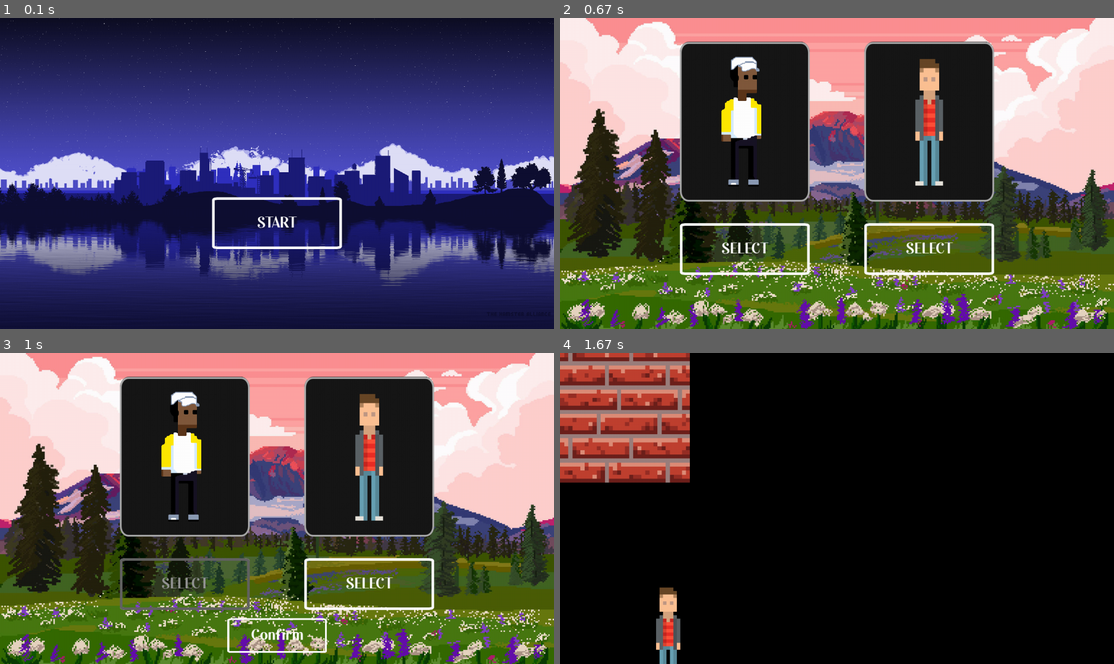
Above: before the commit, frames 1-4 (two rows, left to right).
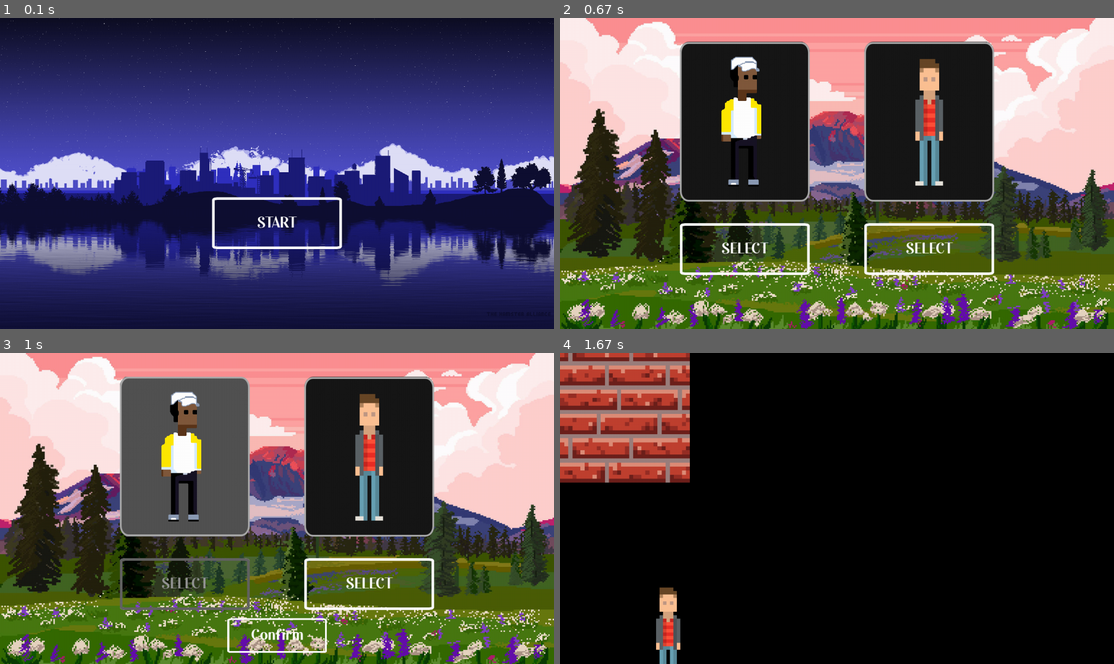
Above: after the commit, the same moments.

Repository: Samuelg924/Proyecto
Game: pygame game, started from proyecto-videojuego/pygame/main2.py
Same seed, same stepped clock (60 frames per second), same inputs: the game is played once before the commit and once after it.
Inputs:
- Up to frame 1 (0.1 s): no input
- Up to frame 2 (0.67 s): click "START" at 0.38 s
- Up to frame 3 (1 s): click "SELECT" at 0.72 s
- Up to frame 4 (1.67 s): click "SELECT" at 1.05 s; click "Confirm" at 1.38 s

Frames 1-2 are identical in both runs. In frame 3, 9.7% of the frame differs, in the area x 21-46%, y 7-60%; in frame 4, nothing differs.

Commit message:
Logica de color añadida

Diff:
--- a/proyecto-videojuego/pygame/main2.py
+++ b/proyecto-videojuego/pygame/main2.py
@@ -22,14 +22,22 @@
 
 	def draw_scenario1(self):
 		if button_selection_character1.pressed:
+			# self.background_character1 = character_background2
+			# self.background_character2 = character_background1
+			button_selection_character2.status = False
+
+		if button_selection_character2.pressed:
+			# self.background_character2 = character_background2
+			# self.background_character1 = character_background1
+			button_selection_character1.status = False
+
+		if button_selection_character1.status:
 			self.background_character1 = character_background2
 			self.background_character2 = character_background1
-			# button_selection_character2.status = False
-
-		if button_selection_character2.pressed:
+
+		if button_selection_character2.status:
 			self.background_character2 = character_background2
 			self.background_character1 = character_background1
-			# button_selection_character1.status = False
 
 		screen.blit(self.background, (0, 0))
 		screen.blit(self.background_character1, self.background_character_rect1)
